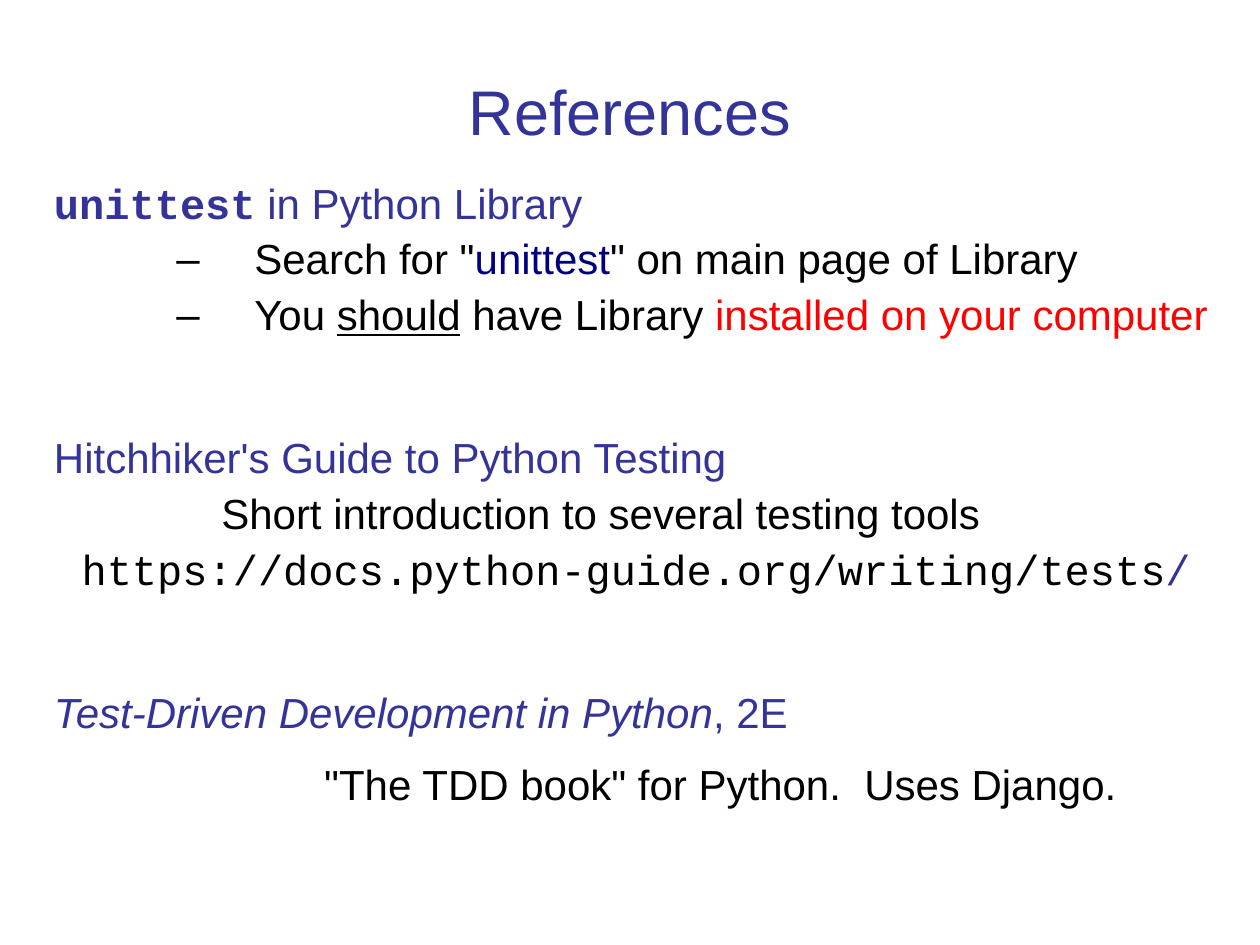
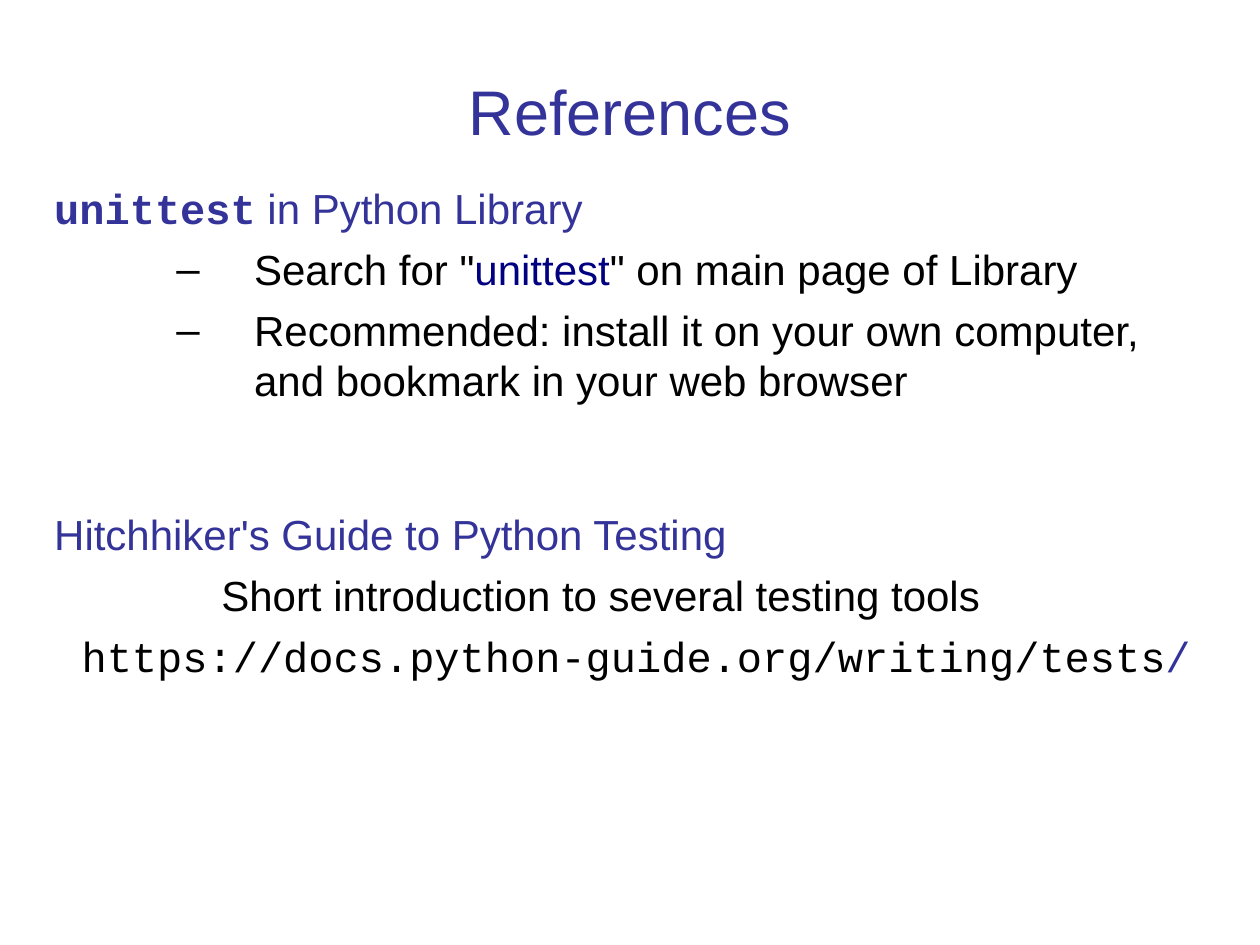
Before and after one commit to cpske/ISP, a slide deck: slide 21 of testing/Intro-to-Unit-Testing.ppt (slide 22 before the commit). Drawn at 1260x945 pixels with LibreOffice and Linux fonts; fonts in the diff are those of the drawing. Boxes give left, top, right and bottom in pixels: in the first picture for what was removed or moved away, otherwise in the second. Text is boxed around its words. In the diff, an @@ line names an element or a change of style, - is before the commit and + after.

Commit message:
update unit tests in Python, remove TDD slides

```diff
--- a/testing/Intro-to-Unit-Testing.ppt
+++ b/testing/Intro-to-Unit-Testing.ppt
@@ text at (54, 193, 1191, 681): line spacing 0.9 to 1 @@
@@ text at (254, 315, 1138, 405): text changed; text colour #FF0000 to #000000 @@
-  – You should have Library installed on your computer
+  – Recommended: install it on your own computer, and bookmark in your web browser
@@ text at (54, 697, 1117, 808): paragraphs removed @@
-Test-Driven Development in Python, 2E
-"The TDD book" for Python. Uses Django.
```
Also in this commit, not shown: 3 other slides changed, 1 slide removed, 6 other files.
